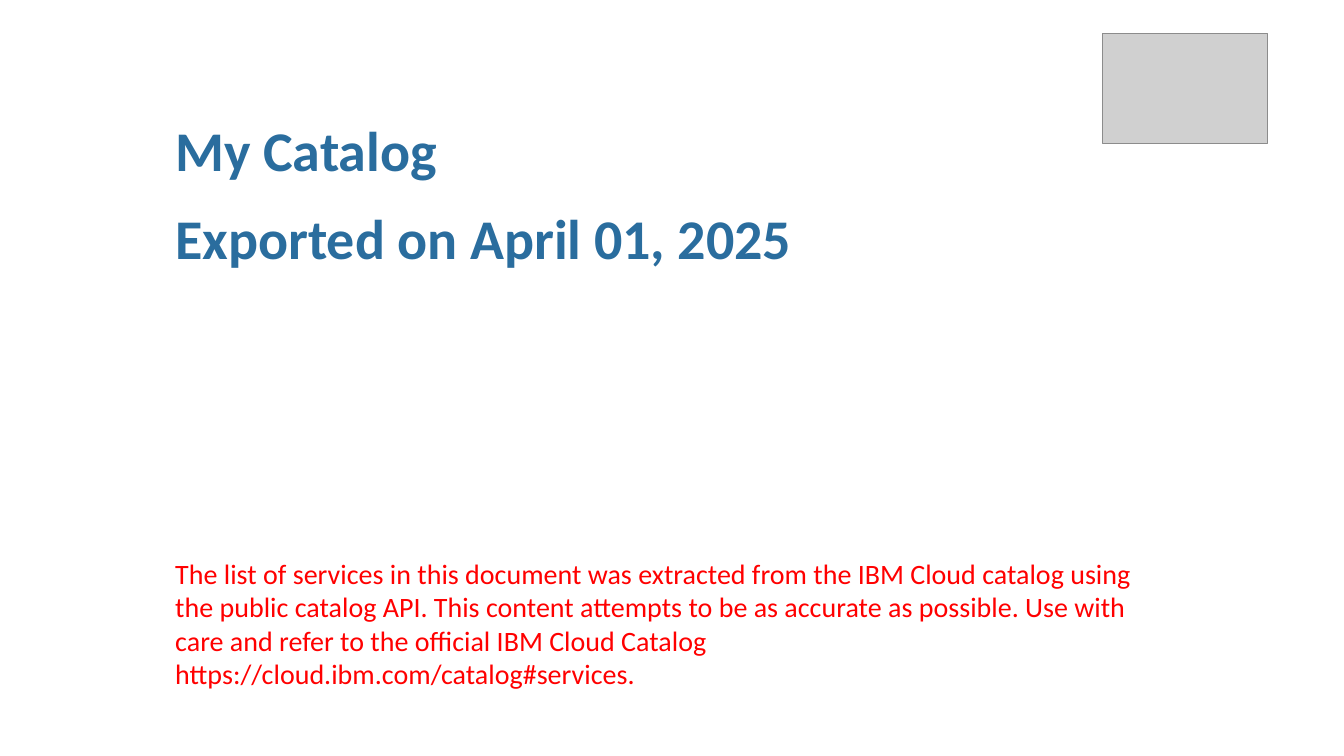
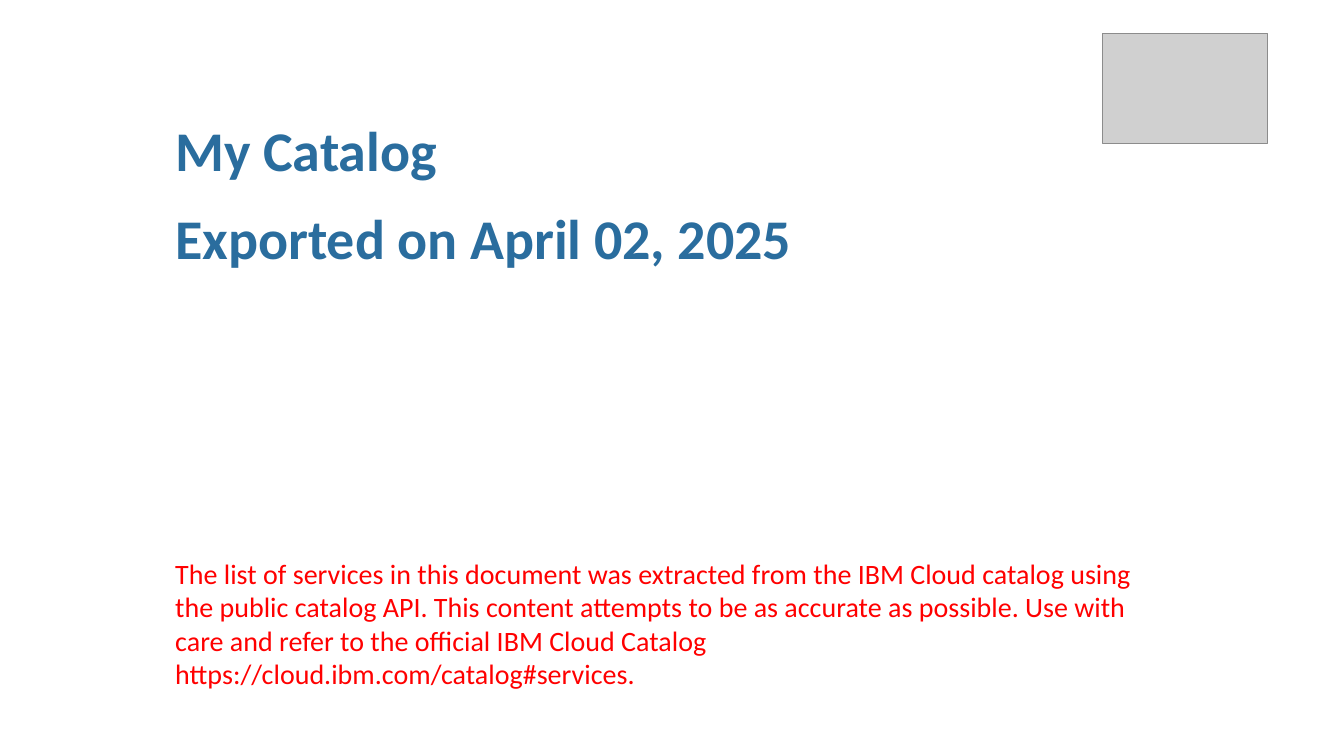
Before and after one commit to l2fprod/mycatalog, a slide deck: slide 1 of docs/generated/mycatalog.pptx. Drawn at 1344x756 pixels with LibreOffice and Linux fonts; fonts in the diff are those of the drawing; grey boxes stand for pictures. Boxes give left, top, right and bottom in pixels: in the first picture for what was removed or moved away, otherwise in the second. Text is boxed around its words. In the diff, an @@ line names an element or a change of style, - is before the commit and + after.

```diff
--- a/docs/generated/mycatalog.pptx
+++ b/docs/generated/mycatalog.pptx
@@ text at <box>175,219,791,268</box>: text changed @@
-Exported on April 01, 2025
+Exported on April 02, 2025
```
Also in this commit, not shown: 7 other files.
